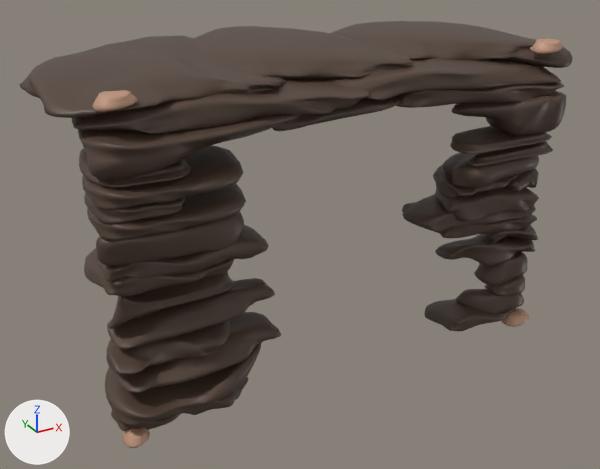
What one commit did to the FBX model Assets/3D/wall_door01.fbx.
Camera for both pictures: a 50 mm lens placed at (-5.07, -7.79, 5.98), pointed at (-0.16, 1.12, 1.53). Every picture has the same lights, and +X, +Y and +Z are marked at lower left.

The older version as bpy lines, for what is in view:
```python
me_cube_181 = bpy.data.meshes.new('Cube.181')
me_cube_181.from_pydata(...)  # 19482 vertices, 19400 faces; spans x -6.21..0.51, y -0.33..3.03, z -0.03..4.07
# faces by material slot: [18888, 512]
me_cube_181.materials.append(mat_wallmat)  # brown #524035
me_cube_181.materials.append(mat_obstalcemat)  # beige #be947b
ob_stal_161 = bpy.data.objects.new('stal.161', me_cube_181)
ob_stal_161.location = (2.81, 0.0, -0.02)
```
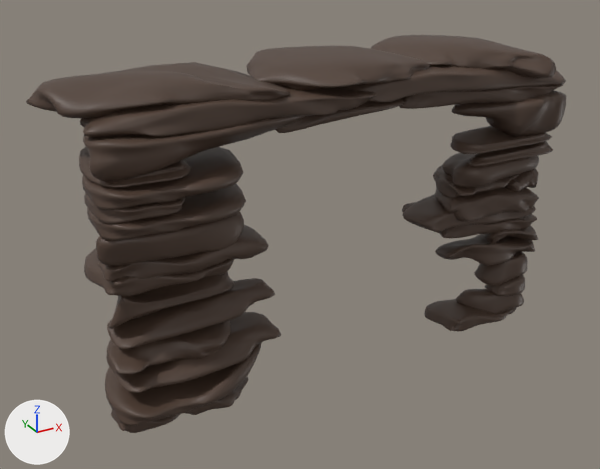
Where the change shows, as pixel boxes (x1, y1, x2, y2) in the pictures (600 x 469 px; the box of a moved part takes in the faces that stretch with it):
'stal.161', reshaped (7% shorter): before (19, 21, 573, 448); after (26, 35, 566, 433)
part 1 of me_cube_181, moved or reshaped: before (72, 78, 371, 134); after (80, 86, 376, 137)
part 2 of me_cube_181, moved or reshaped: before (194, 26, 413, 78); after (246, 46, 430, 91)
part 3 of me_cube_181, moved or reshaped: before (332, 21, 573, 68); after (371, 35, 556, 78)
part 4 of me_cube_181, moved or reshaped: before (19, 36, 285, 118); after (26, 62, 290, 118)
part 5 of me_cube_181, deleted (beige): before (93, 90, 137, 112)
part 6 of me_cube_181, deleted: before (501, 308, 529, 327)
part 7 of me_cube_181, deleted (beige): before (123, 428, 150, 448)
part 8 of me_cube_181, deleted: before (530, 39, 563, 54)
part 9 of me_cube_181, moved or reshaped: before (78, 58, 564, 180); after (83, 65, 566, 181)

What the commit changed:
me_cube_181 is used by ob_stal_161; location (2.81, 0.0, -0.02).
me_cube_181 had 19482 vertices, 19400 faces and spanned x -6.21..0.51, y -0.33..3.03, z -0.03..4.07.
me_cube_181 now has 18962 vertices, 18888 faces and spans x -6.31..0.34, y -0.4..1.33, z -0.03..4.07.
me_cube_181 part 1: the loose piece of 666 vertices spanning x -5.97..-2.66, y -0.24..2.13, z 3.53..3.86 is scaled about its middle by (1, 0.535, 1), then moved by (0.02, -0.54, -0.01).
me_cube_181 part 2: the loose piece of 666 vertices spanning x -4.53..-1.63, y 0.2..3.0, z 3.76..4.07 is multiplied about its middle by the matrix ((0.61, -0.349, 0.0), (0.268, 0.55, 0.0), (0.0, 0.0, 1.0)), then moved by (0.12, -1.06, 0.0).
me_cube_181 part 3: the loose piece of 666 vertices spanning x -2.19..0.51, y -0.09..2.43, z 3.63..4.06 is multiplied about its middle by the matrix ((0.664, -0.05, 0.0), (-0.05, 0.649, 0.0), (0.0, 0.0, 1.0)), then moved by (-0.26, -0.7, 0.0).
me_cube_181 part 4: the loose piece of 666 vertices spanning x -6.21..-3.4, y -0.09..3.03, z 3.7..4.07 is multiplied about its middle by the matrix ((0.88, -0.164, 0.0), (-0.164, 0.433, 0.0), (0.0, 0.0, 1.0)), then moved by (-0.23, -0.9, 0.0).
me_cube_181 part 5: the loose piece of 130 vertices spanning x -5.86..-5.41, y -0.19..0.19, z 3.89..4.04 is deleted.
me_cube_181 part 6: the loose piece of 130 vertices spanning x -0.24..0.2, y -0.19..0.19, z -0.02..0.13 is deleted.
me_cube_181 part 7: the loose piece of 130 vertices spanning x -5.9..-5.58, y -0.19..0.19, z -0.02..0.13 is deleted.
me_cube_181 part 8: the loose piece of 130 vertices spanning x -0.24..0.2, y -0.19..0.19, z 3.89..4.04 is deleted.
me_cube_181 part 9: 7 vertices moved within x -5.92..-0.49, y -0.14..0.11, z 3.39..3.56; 2432 vertices removed from x -5.95..0.3, y -0.32..2.06, z 3.15..3.86; 2432 vertices added at x -5.95..0.3, y -0.25..1.14, z 3.15..3.85.
me_cube_181 no longer uses material mat_obstalcemat (beige #be947b).
